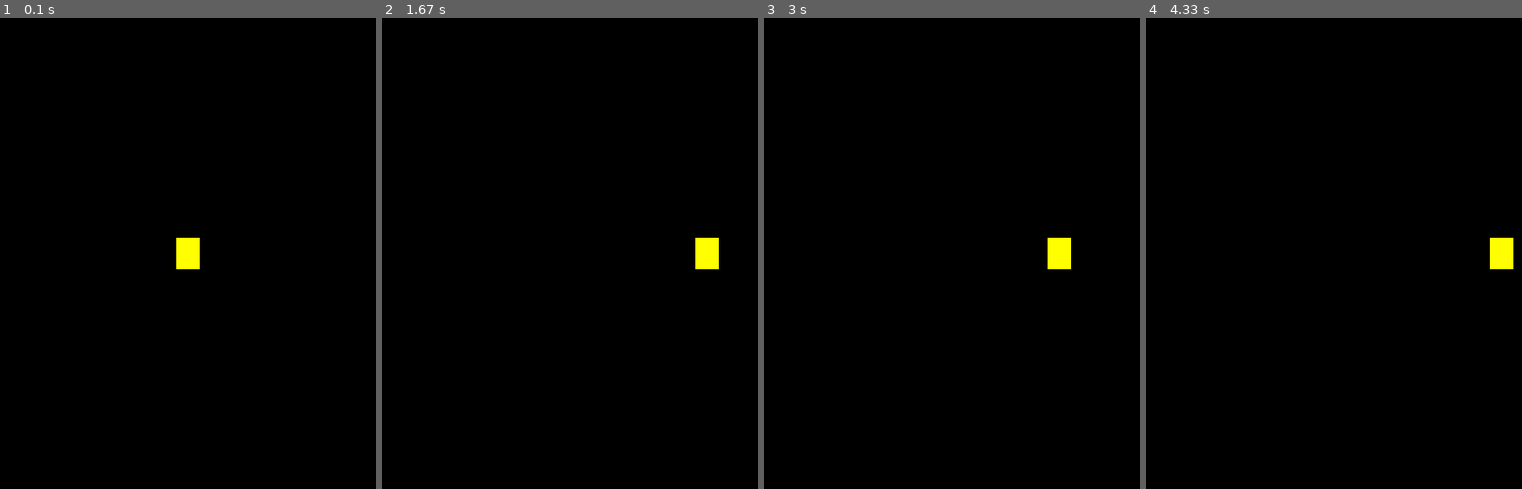
Above: before the commit, frames 1-4 (left to right).
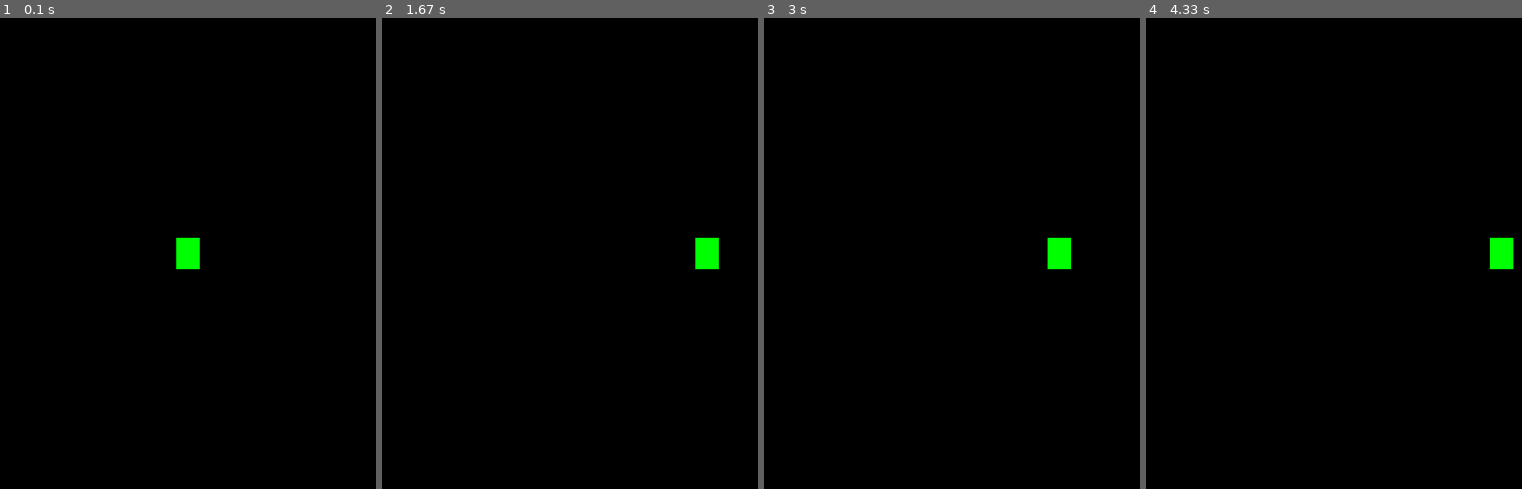
Above: after the commit, the same moments.

Repository: gabrielmmh/PyGame
Game: pygame game, started from main.py
Two runs of this game, one before a commit and one after it. Both use one fixed random seed, a clock stepped at 60 frames per second and the inputs below.
Inputs:
- Up to frame 1 (0.1 s): no input
- Up to frame 2 (1.67 s): hold Right 0.33-0.8 s; hold Right 0.83-1.3 s; hold Left from 1.33 s (still down)
- Up to frame 3 (3 s): release Left at 1.87 s; hold Left 1.9-2.3 s; hold Right 2.33-2.97 s
- Up to frame 4 (4.33 s): hold Left 3-3.47 s; hold Right 3.5-3.97 s; hold Right from 4 s (still down)

The runs differ from the first frame. In frame 1, 0.4% of the frame differs, in the area x 46-54%, y 46-54%; in frame 2, 0.4%; in frame 3, 0.4%; in frame 4, 0.4%.

Commit message:
Arrumando bugs pt. 2

Diff:
--- a/main.py
+++ b/main.py
@@ -1,32 +1,27 @@
-# KidsCanCode - Game Development with Pygame video series
-# Jumpy! (a platform game) - Part 2
-# Video link: https://www.youtube.com/watch?v=8LRI0RLKyt0
-# Player movement
-
 import pygame as pg
 import random
 from settings import *
 from sprites import *
 
-class Game:
+class Jogo:
     def __init__(self):
-        # initialize game window, etc
+        # Inicializa a janela do jogo
         pg.init()
         pg.mixer.init()
-        self.screen = pg.display.set_mode((WIDTH, HEIGHT))
+        self.screen = pg.display.set_mode((LARGURA, ALTURA))
         pg.display.set_caption(TITLE)
         self.clock = pg.time.Clock()
         self.running = True
 
     def new(self):
-        # start a new game
+        # Coomeça um novo jogo
         self.all_sprites = pg.sprite.Group()
         self.player = Player()
         self.all_sprites.add(self.player)
         self.run()
 
     def run(self):
-        # Game Loop
+        # Loop do jogo
         self.playing = True
         while self.playing:
             self.clock.tick(FPS)
@@ -35,34 +30,34 @@
             self.draw()
 
     def update(self):
-        # Game Loop - Update
+        # Loop do jogo - Update
         self.all_sprites.update()
 
     def events(self):
-        # Game Loop - events
+        # Loop do jogo - eventos
         for event in pg.event.get():
-            # check for closing window
+            # checar se está fechando a janela
             if event.type == pg.QUIT:
                 if self.playing:
                     self.playing = False
                 self.running = False
 
     def draw(self):
-        # Game Loop - draw
-        self.screen.fill(BLACK)
+        # Loop do jogo - desenho
+        self.screen.fill(PRETO)
         self.all_sprites.draw(self.screen)
-        # *after* drawing everything, flip the display
+        # Depois de desenhar tudo, rodar o display
         pg.display.flip()
 
     def show_start_screen(self):
-        # game splash/start screen
+        # tela de inicio
         pass
 
     def show_go_screen(self):
-        # game over/continue
+        # tela final
         pass
 
-g = Game()
+g = Jogo()
 g.show_start_screen()
 while g.running:
     g.new()
--- a/settings.py
+++ b/settings.py
@@ -1,7 +1,7 @@
 # Configurações do Jogo
-TITLE = "Jumpy!"
-WIDTH = 480
-HEIGHT = 600
+TITLE = "Mustache Froggy!"
+LARGURA = 480
+ALTURA = 600
 FPS = 60
 
 
@@ -10,9 +10,9 @@
 PLAYER_FRICTION = -0.12
 
 # Definindo cores
-WHITE = (255, 255, 255)
-BLACK = (0, 0, 0)
-RED = (255, 0, 0)
-GREEN = (0, 255, 0)
-BLUE = (0, 0, 255)
-YELLOW = (255, 255, 0)
+BRANCO = (255, 255, 255)
+PRETO = (0, 0, 0)
+VERMELHO = (255, 0, 0)
+VERDE = (0, 255, 0)
+AZUL = (0, 0, 255)
+AMARELO = (255, 255, 0)
--- a/sprites.py
+++ b/sprites.py
@@ -7,10 +7,10 @@
     def __init__(self):
         pg.sprite.Sprite.__init__(self)
         self.image = pg.Surface((30, 40))
-        self.image.fill(YELLOW)
+        self.image.fill(VERDE)
         self.rect = self.image.get_rect()
-        self.rect.center = (WIDTH / 2, HEIGHT / 2)
-        self.pos = vec(WIDTH / 2, HEIGHT / 2)
+        self.rect.center = (LARGURA / 2, ALTURA / 2)
+        self.pos = vec(LARGURA / 2, ALTURA / 2)
         self.vel = vec(0, 0)
         self.acc = vec(0, 0)
 
@@ -28,9 +28,9 @@
         self.vel += self.acc
         self.pos += self.vel + 0.5 * self.acc
         # wrap around the sides of the screen
-        if self.pos.x > WIDTH:
+        if self.pos.x > LARGURA:
             self.pos.x = 0
         if self.pos.x < 0:
-            self.pos.x = WIDTH
+            self.pos.x = LARGURA
 
         self.rect.center = self.pos
